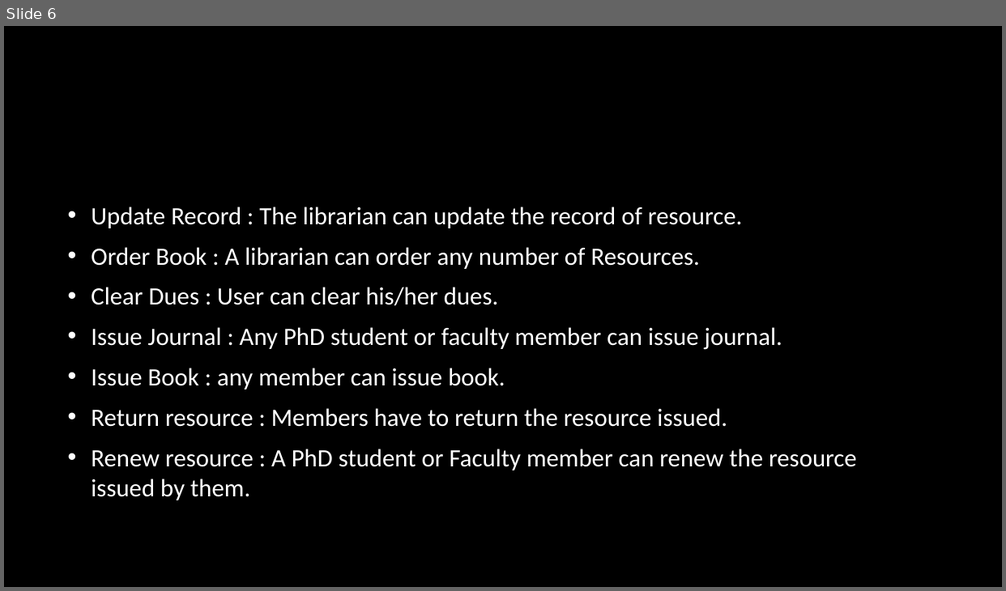
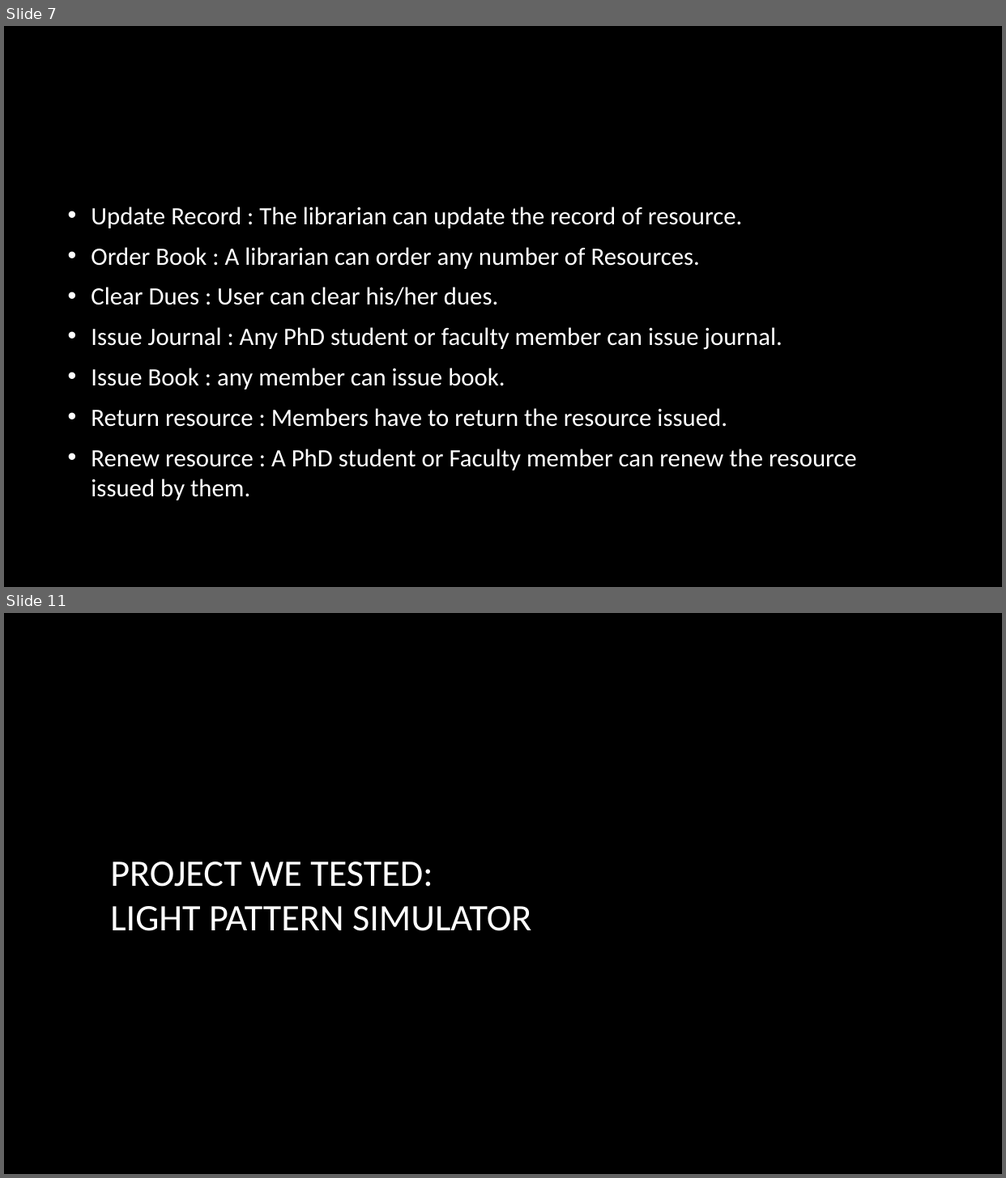
Before and after one commit to shah-anurag/Library-Management, a slide deck: srs-10-ppt.pptx. Shown one above the other, each under a label of ours: slide 6 before the commit, slides 7 and 11 after it; the slides between them are not shown. The pictures are 1006x591 and 1006x1178 pixels, drawn with LibreOffice and Linux fonts; fonts in the diff are those of the drawing; background and template pictures are left out. Boxes give left, top, right and bottom in pixels: in the first picture for what was removed or moved away, otherwise in the second. Text is boxed around its words. In the diff, an @@ line names an element or a change of style, - is before the commit and + after.

```diff
--- a/srs-10-ppt.pptx
+++ b/srs-10-ppt.pptx
@@ slide 11 added at [4,613,1002,1174], background picture (left out) @@
@@ title added at [110,862,531,931], 36 pt, text #FFFFFF @@
+PROJECT WE TESTED:
+LIGHT PATTERN SIMULATOR
@@ what was slide 6 is now slide 7 @@
```
Also in this commit, not shown: 1 slide changed, 7 other slides added, 6 slides removed.
